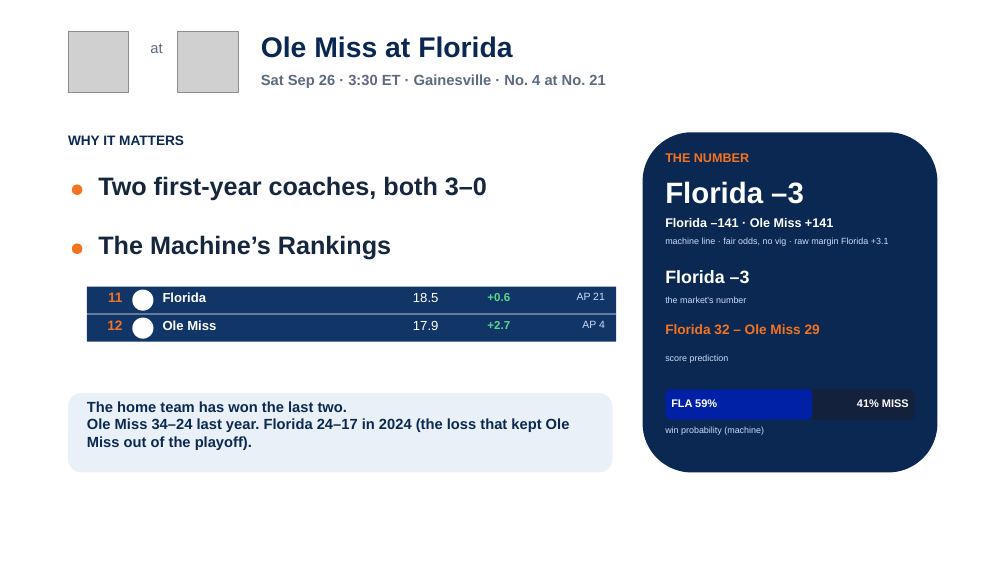
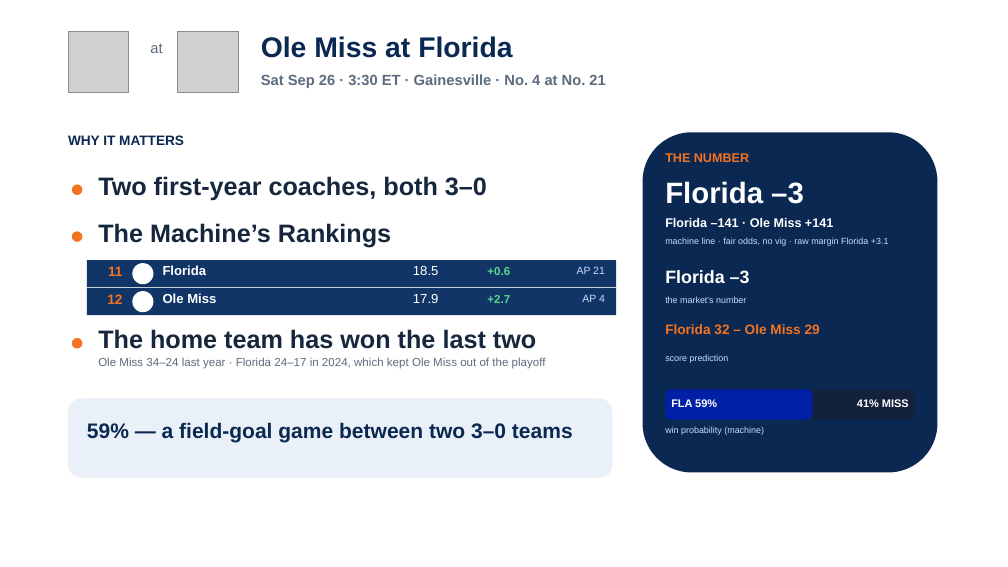
Before and after one commit to lucasalvarezflorida-lab/ncaa-fbs-analytics, a slide deck: slide 9 of decks/2026_Week4_Episode5.pptx. Drawn at 1008x567 pixels with LibreOffice and Linux fonts; fonts in the diff are those of the drawing; grey boxes stand for pictures; background and template pictures are left out. Boxes give left, top, right and bottom in pixels: in the first picture for what was removed or moved away, otherwise in the second. Text is boxed around its words. In the diff, an @@ line names an element or a change of style, - is before the commit and + after.

```diff
--- a/decks/2026_Week4_Episode5.pptx
+++ b/decks/2026_Week4_Episode5.pptx
@@ ellipse: place and size @@
-ellipse at [72, 243, 82, 254]
+ellipse at [72, 231, 82, 242]
@@ text "The Machine’s Rankings": place and size @@
-text "The Machine’s Rankings" at [98, 235, 391, 259]
+text "The Machine’s Rankings" at [98, 223, 391, 247]
@@ rectangle: place and size @@
-rectangle at [87, 315, 616, 342]
+rectangle at [87, 260, 616, 287]
@@ ellipse: place and size @@
-ellipse at [132, 318, 154, 339]
+ellipse at [132, 263, 154, 284]
@@ 10 texts: place and size @@
-10 texts at [107, 292, 605, 330]
+10 texts at [107, 265, 605, 304]
@@ text added at [98, 329, 536, 349], 24 pt, text #16273D, bold @@
+The home team has won the last two
@@ ellipse added at [72, 338, 82, 349], fill #F47321 @@
@@ text at [98, 357, 546, 369]: text changed; size 14 to 11 pt; text colour #0A2851 to #5C6B7E; bold off @@
-The home team has won the last two.
-Ole Miss 34–24 last year. Florida 24–17 in 2024 (the loss that kept Ole Miss out of the playoff).
+Ole Miss 34–24 last year · Florida 24–17 in 2024, which kept Ole Miss out of the playoff
@@ rounded rectangle: place and size @@
-rounded rectangle at [68, 393, 613, 473]
+rounded rectangle at [68, 399, 613, 478]
@@ text added at [87, 422, 573, 442], 20 pt, text #0A2851, bold @@
+59% — a field-goal game between two 3–0 teams
```
Also in this commit, not shown: 1 other file.
